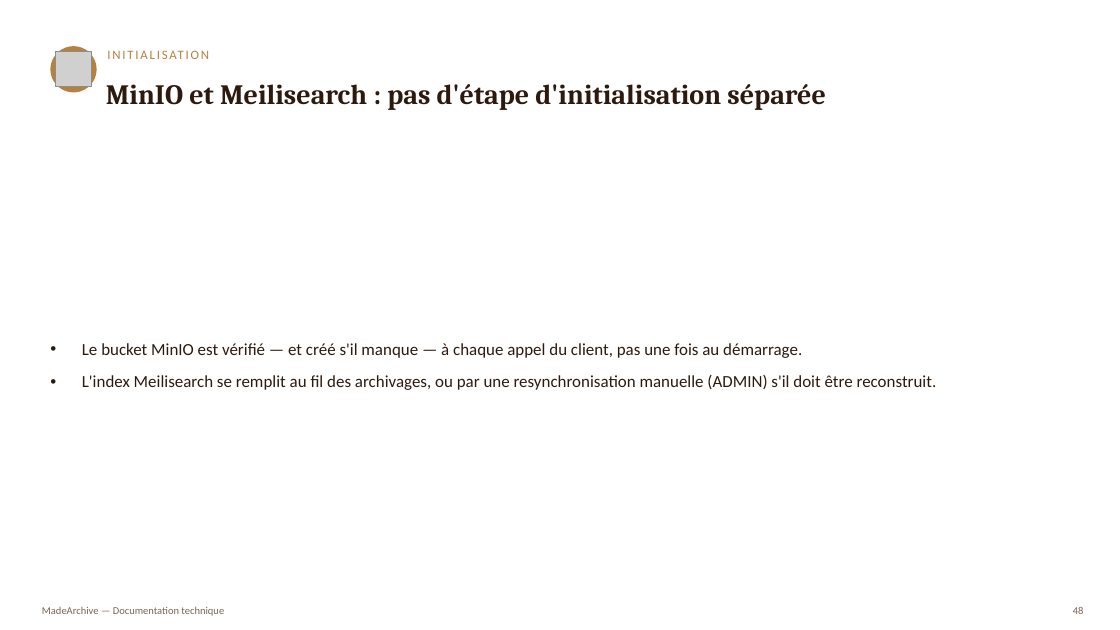
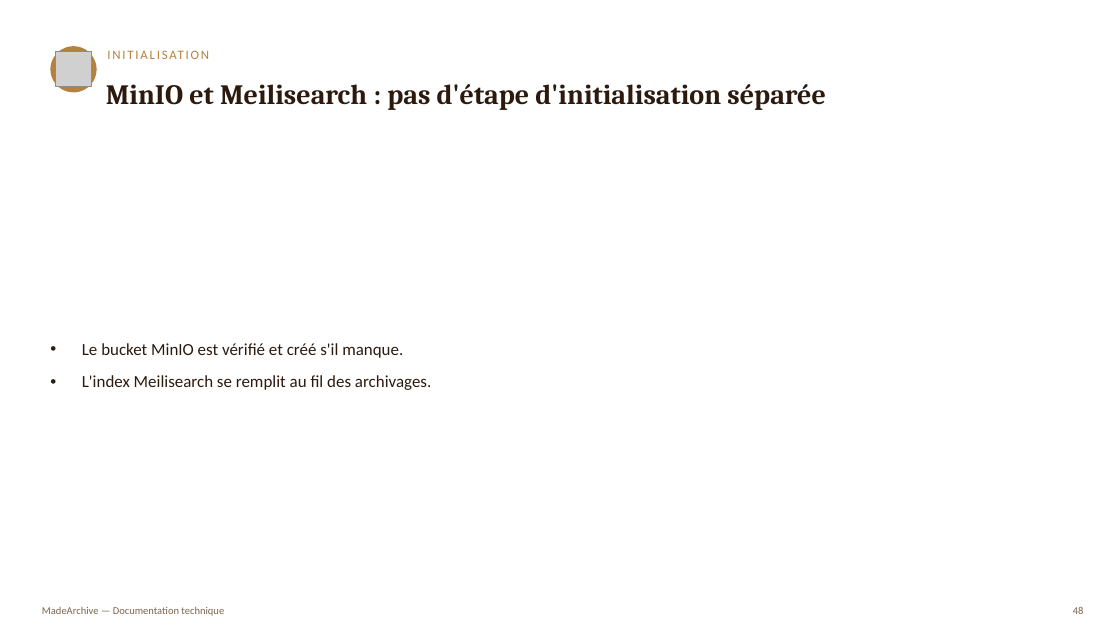
Before and after one commit to Lloyd-koutele/MadeArchive, a slide deck: slide 43 of docs/documentation-application.pptx (slide 48 before the commit). Drawn at 1120x630 pixels with LibreOffice and Linux fonts; fonts in the diff are those of the drawing; grey boxes stand for pictures. Boxes give left, top, right and bottom in pixels: in the first picture for what was removed or moved away, otherwise in the second. Text is boxed around its words. In the diff, an @@ line names an element or a change of style, - is before the commit and + after.

```diff
--- a/docs/documentation-application.pptx
+++ b/docs/documentation-application.pptx
@@ text at (82,343,431,390): text changed @@
-• Le bucket MinIO est vérifié — et créé s'il manque — à chaque appel du client, pas une fois au démarrage.
-• L'index Meilisearch se remplit au fil des archivages, ou par une resynchronisation manuelle (ADMIN) s'il doit être reconstruit.
+• Le bucket MinIO est vérifié et créé s'il manque.
+• L'index Meilisearch se remplit au fil des archivages.
```
Also in this commit, not shown: 29 other slides changed, 8 slides removed, 15 other files.
